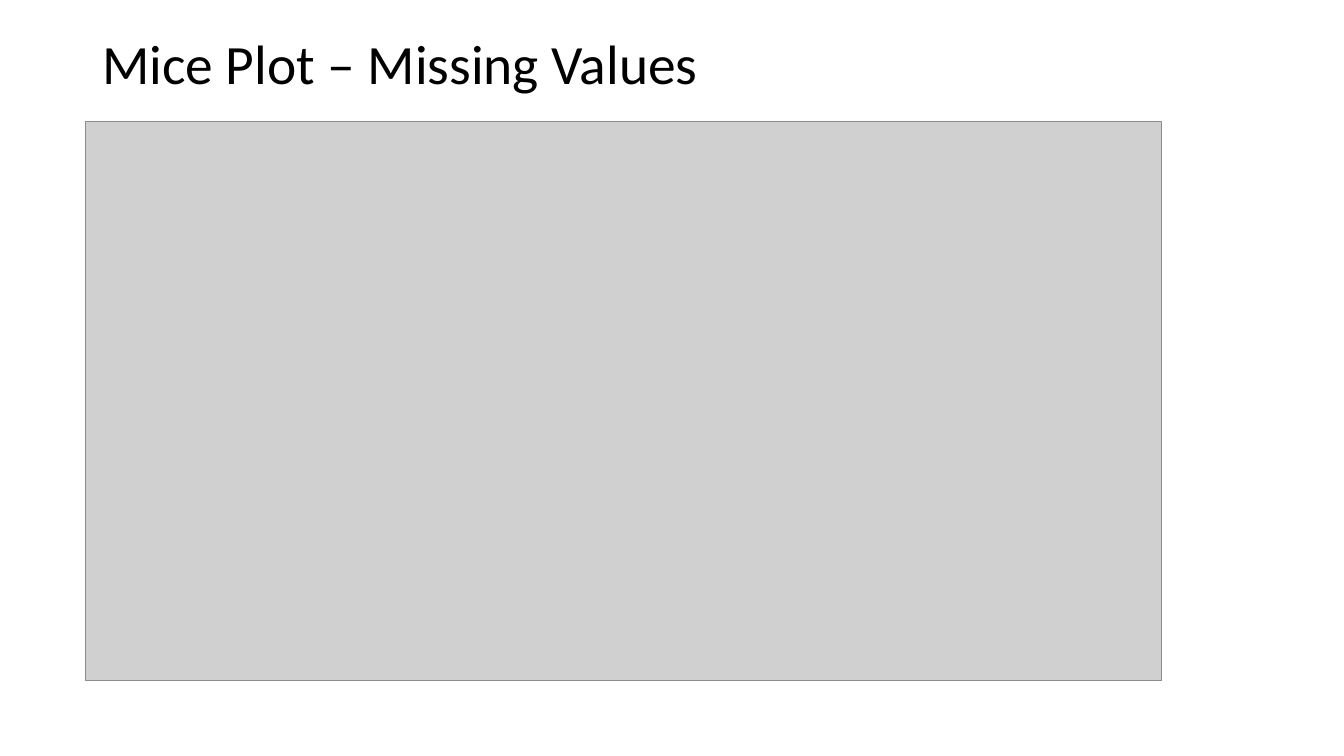
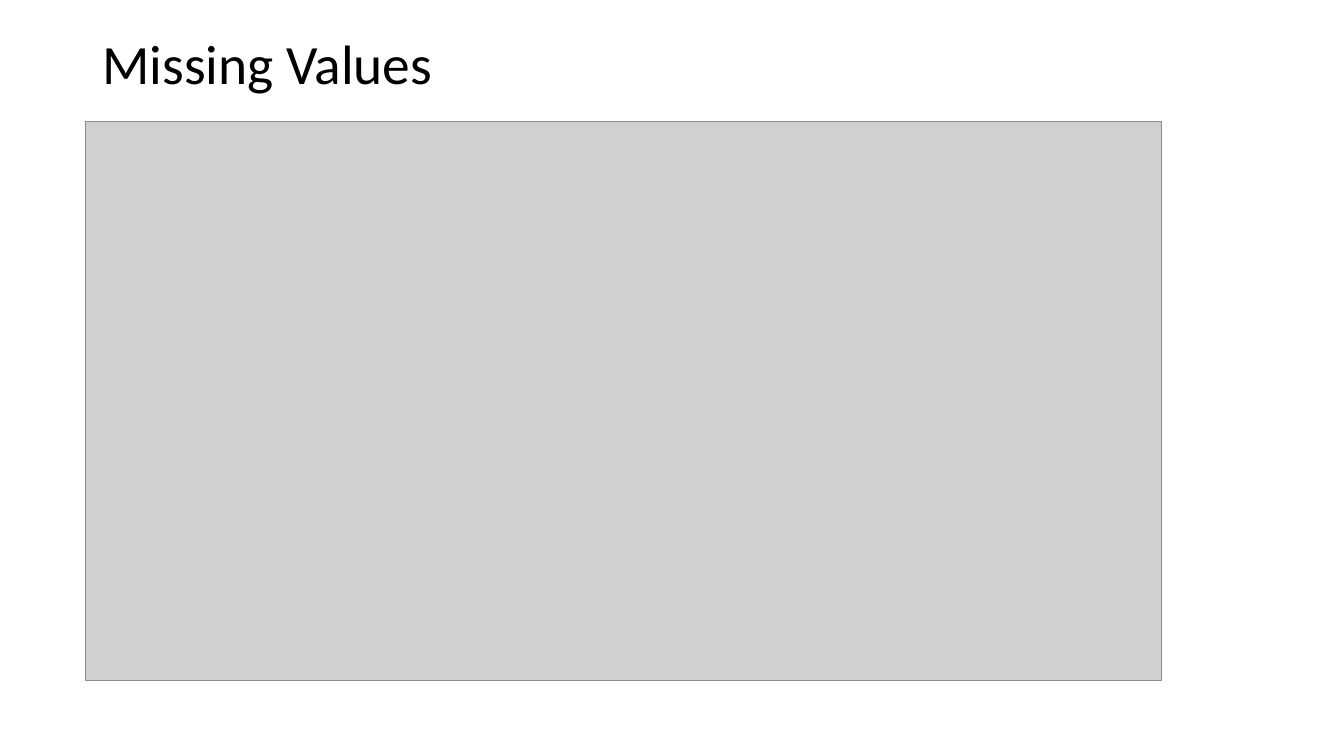
Before and after one commit to manasagodkhindi/AmesHousingPrediction, a slide deck: slide 12 of HousingPricesPresentations.pptx (slide 9 before the commit). Drawn at 1344x756 pixels with LibreOffice and Linux fonts; fonts in the diff are those of the drawing; grey boxes stand for pictures. Boxes give left, top, right and bottom in pixels: in the first picture for what was removed or moved away, otherwise in the second. Text is boxed around its words. In the diff, an @@ line names an element or a change of style, - is before the commit and + after.

```diff
--- a/HousingPricesPresentations.pptx
+++ b/HousingPricesPresentations.pptx
@@ title at bbox=[102, 45, 432, 94]: text changed @@
-Mice Plot – Missing Values
+Missing Values
```
Also in this commit, not shown: 4 other slides changed, 13 slides added, 5 slides removed.
